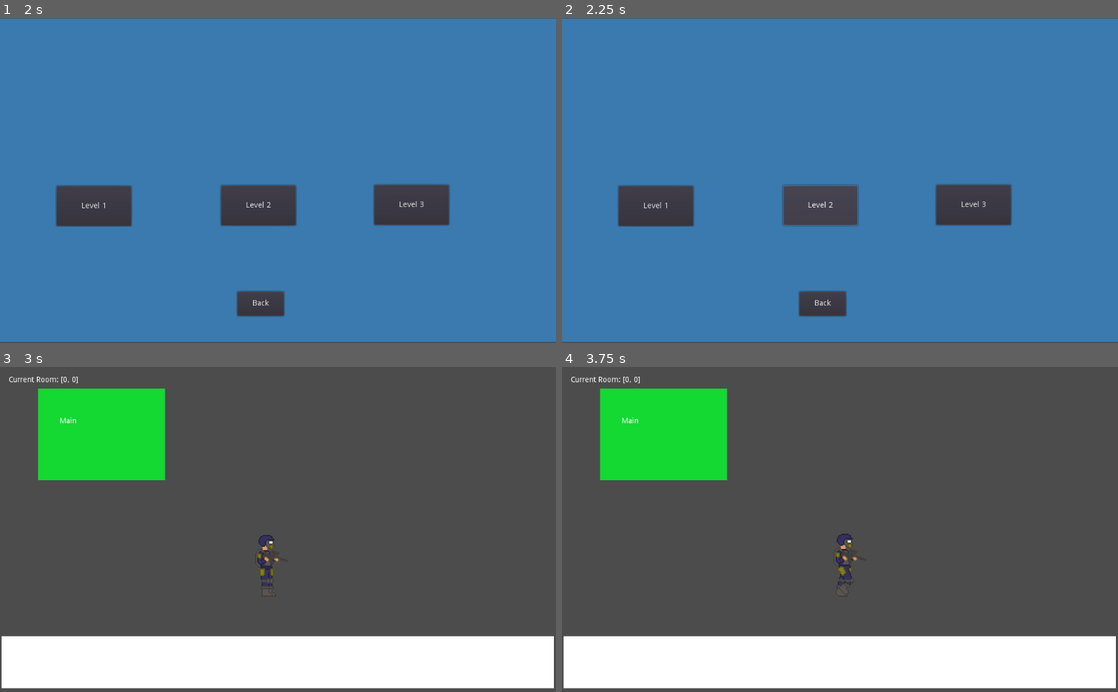
Above: before the commit, frames 1-4 (two rows, left to right).
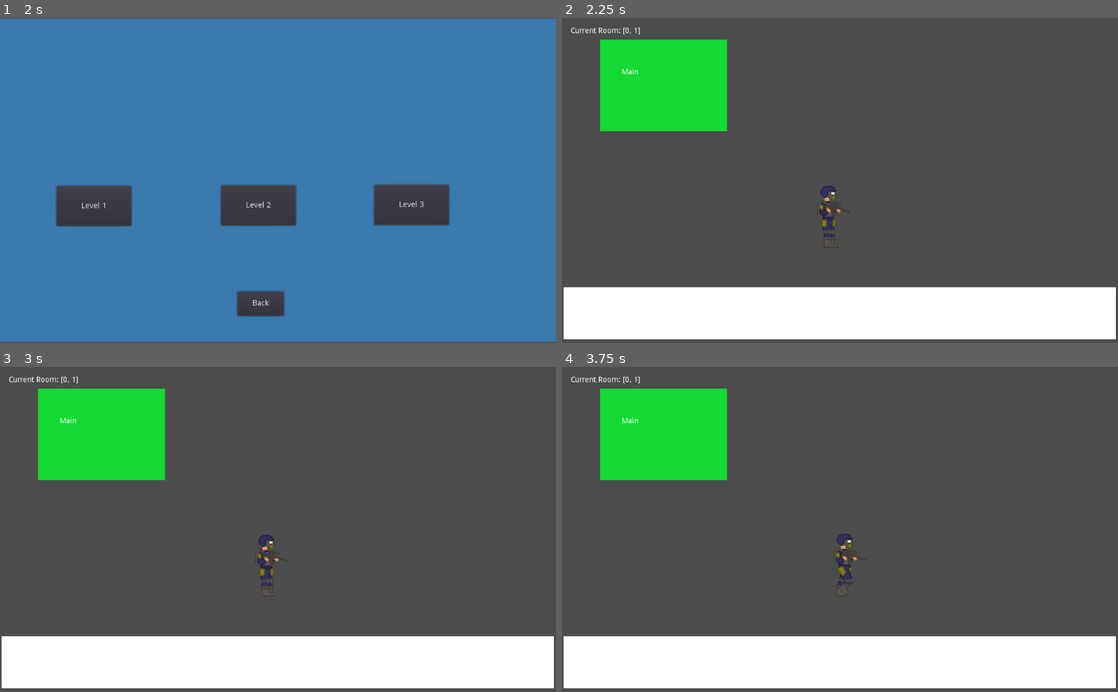
Above: after the commit, the same moments.

Repository: nygren23/GameJam2022
Game: Godot game, scene res://EndScene.tscn
The game is run twice, just before and just after one commit, with the same random seed, the same clock (stepped at 60 frames per second) and the same inputs. This scene is started directly instead of the project's main scene.
Inputs (mouse positions are in pixels of both pictures, inside the frame that each line leads up to):
- Up to frame 1 (2 s): click "Main Menu" at 0.5 s; click "Level Select" at 1.25 s
- Up to frame 2 (2.25 s): click "Level 2" at 2 s
- Up to frame 3 (3 s): click (94, 555) at 2.75 s, where only the run before the commit has a clickable "Level 1"
- Up to frame 4 (3.75 s): tap Enter at 3.5 s; hold D (move_right) from 3.53 s (still down); tap Space (spacebar) at 3.6 s

Frame 1 is identical in both runs. In frame 2, 95% of the frame differs, in the area x 0-100%, y 0-100%; in frame 3, less than 0.1%; in frame 4, less than 0.1%.
Error in both runs: Attempt to call function 'play' in base 'null instance' on a null instance. (res://Player.gd:36)

Commit message:
added level 2 again

Diff:
--- a/EndScene.gd
+++ b/EndScene.gd
@@ -3,4 +3,5 @@
 
 
 func _on_Button_pressed():
+	Global.reset_level()
 	get_tree().change_scene("res://StartScreen.tscn")
--- a/GlobalStats.gd
+++ b/GlobalStats.gd
@@ -4,7 +4,15 @@
 
 ####### Constants #########
 var level
-var mainLocation = [0,0]
+var mainLocation
+var map
+var metadata
+var dimensions
+var curPos
+
+
+var mainLocation1 = [0,0]
+var mainLocation2 = [0,1]
 
 """
 M - Main
@@ -14,25 +22,41 @@
 """
 #var map = [[preload('res://RoomChunk.gd').new().set_Params(["M", false, false]), preload('res://RoomChunk.gd').new().set_Params(["H", false, false])],
 #				[preload('res://RoomChunk.gd').new().set_Params(["H", false, false]), preload('res://RoomChunk.gd').new().set_Params(["V", false, true])]]
-var map = [["M", "H", "X"],
+var map1 = [["M", "H", "X"],
 			["X", "H", "X"],
 			["X", "H", "H"]]
 
-var dimensions = [map.size(), map[0].size()]
+var map2 = [["X", "M", "X", "X"],
+			["V", "X", "V", "V"],
+			["X", "X", "X", "X"],
+			["X", "X", "X", "X"]]
+
 
 # 'LRUD' = enable Left, Right, Up, Down walls
 # [enemy, objective, "LRUD"]
-var metadata = [[[false, false, "0000"], [false, false, "0000"], [false, false, "0110"]],
+var metadata1 = [[[false, false, "0000"], [false, false, "0000"], [false, false, "0110"]],
 				[[false, false, "1010"], [false, false, "0000"], [false, false, "0101"]],
 				[[false, false, "1001"], [false, false, "0000"], [false, true, "0000"]]]
+
+var metadata2 = [[[false, true, "1110"], [false, false, "0000"], [false, false, "0010"], [false, false, "0110"]],
+				[[false, false, "0000"], [false, false, "1110"], [false, false, "0000"], [false, false, "0000"]],
+				[[false, false, "1000"], [false, false, "0001"], [false, false, "0000"], [false, true, "0101"]],
+				[[false, false, "1001"], [false, false, "0111"], [false, false, "1001"], [false, true, "0111"]]]
 
 var objectiveGet = false
 var lastDirection = "Right";
 
-var curPos = [mainLocation[0], mainLocation[1]]
 var timer_time_left = 2000
 var gameOver = false
 var youLose = false
 
 func startTimer():
 	pass
+
+func reset_level():
+	objectiveGet = false
+	lastDirection = "Right";
+
+	timer_time_left = 2000
+	gameOver = false
+	youLose = false
--- a/StartScreen.gd
+++ b/StartScreen.gd
@@ -20,7 +20,20 @@
 	$By.show()
 	$"Level Select".show()
 
-
 func _on_L1_pressed():
 	Global.level = 1
+	Global.map = Global.map1
+	Global.metadata = Global.metadata1
+	Global.mainLocation = Global.mainLocation1
+	Global.dimensions = [Global.map.size(), Global.map[0].size()]
+	Global.curPos = [Global.mainLocation[0], Global.mainLocation[1]]
 	get_tree().change_scene("res://Main.tscn")
+
+func _on_L2_pressed():
+	Global.level = 2
+	Global.map = Global.map2
+	Global.metadata = Global.metadata2
+	Global.mainLocation = Global.mainLocation2
+	Global.dimensions = [Global.map.size(), Global.map[0].size()]
+	Global.curPos = [Global.mainLocation[0], Global.mainLocation[1]]
+	get_tree().change_scene("res://Main.tscn")
--- a/StartScreen.tscn
+++ b/StartScreen.tscn
@@ -67,4 +67,5 @@
 
 [connection signal="pressed" from="Level Select" to="." method="_on_Level_Select_pressed"]
 [connection signal="pressed" from="L1" to="." method="_on_L1_pressed"]
+[connection signal="pressed" from="L2" to="." method="_on_L2_pressed"]
 [connection signal="pressed" from="Back" to="." method="_on_Back_pressed"]
